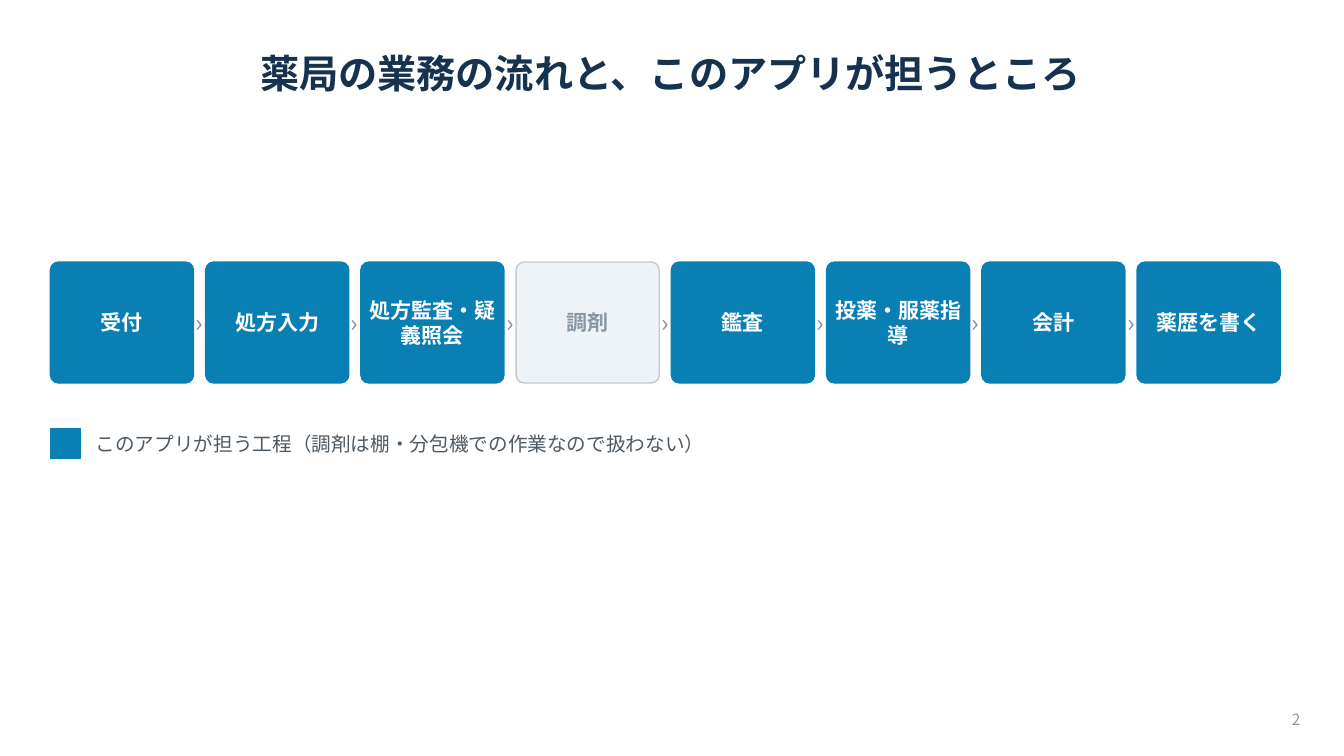
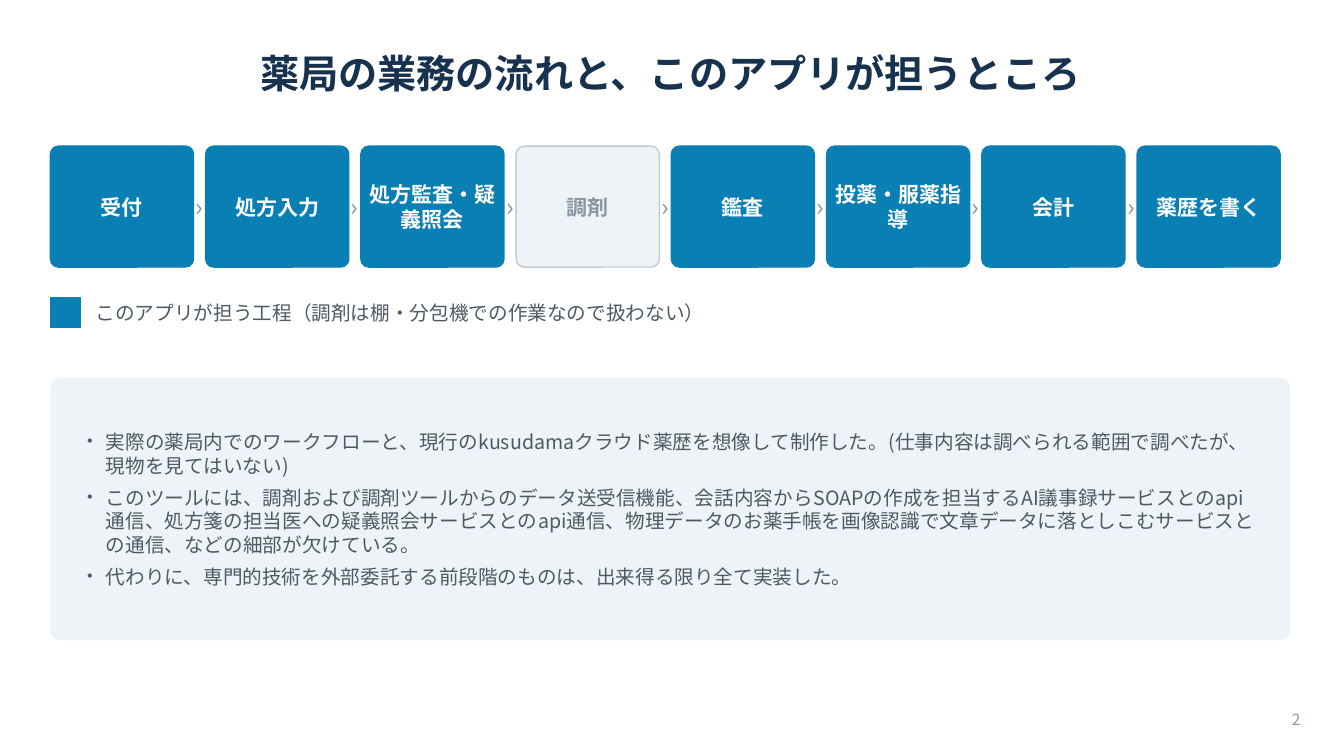
Before and after one commit to Raion613/pharmacy-app, a slide deck: slide 2 of docs/紹介資料.pptx. Drawn at 1344x756 pixels with LibreOffice and Linux fonts; fonts in the diff are those of the drawing. Boxes give left, top, right and bottom in pixels: in the first picture for what was removed or moved away, otherwise in the second. Text is boxed around its words. In the diff, an @@ line names an element or a change of style, - is before the commit and + after.

```diff
--- a/docs/紹介資料.pptx
+++ b/docs/紹介資料.pptx
@@ 15 texts, 8 rounded rectangles: place and size @@
-15 texts, 8 rounded rectangles at <box>50,262,1280,383</box>
+15 texts, 8 rounded rectangles at <box>50,146,1280,267</box>
@@ rectangle: place and size @@
-rectangle at <box>50,429,81,459</box>
+rectangle at <box>50,297,81,328</box>
@@ text "このアプリが担う工程（調剤は棚・分包機での作業なので扱わない）": place and size @@
-text "このアプリが担う工程（調剤は棚・分包機での作業なので扱わない）" at <box>96,434,705,453</box>
+text "このアプリが担う工程（調剤は棚・分包機での作業なので扱わない）" at <box>96,303,705,322</box>
@@ rounded rectangle added at <box>50,378,1291,640</box>, fill #EEF3F7 @@
@@ text added at <box>106,432,1254,586</box>, 14 pt, text #4D5A64 @@
+・ 実際の薬局内でのワークフローと、現行のkusudamaクラウド薬歴を想像して制作した。(仕事内容は調べられる範囲で調べたが、現物を見てはいない)
+・ このツールには、調剤および調剤ツールからのデータ送受信機能、会話内容からSOAPの作成を担当するAI議事録サービスとのapi通信、処方箋の担当医への疑義照会サービスとのapi通信、物理データのお薬手帳を画像認識で文章データに落としこむサービスとの通信、などの細部が欠けている。
+・ 代わりに、専門的技術を外部委託する前段階のものは、出来得る限り全て実装した。
```
Also in this commit, not shown: 2 other slides changed.
